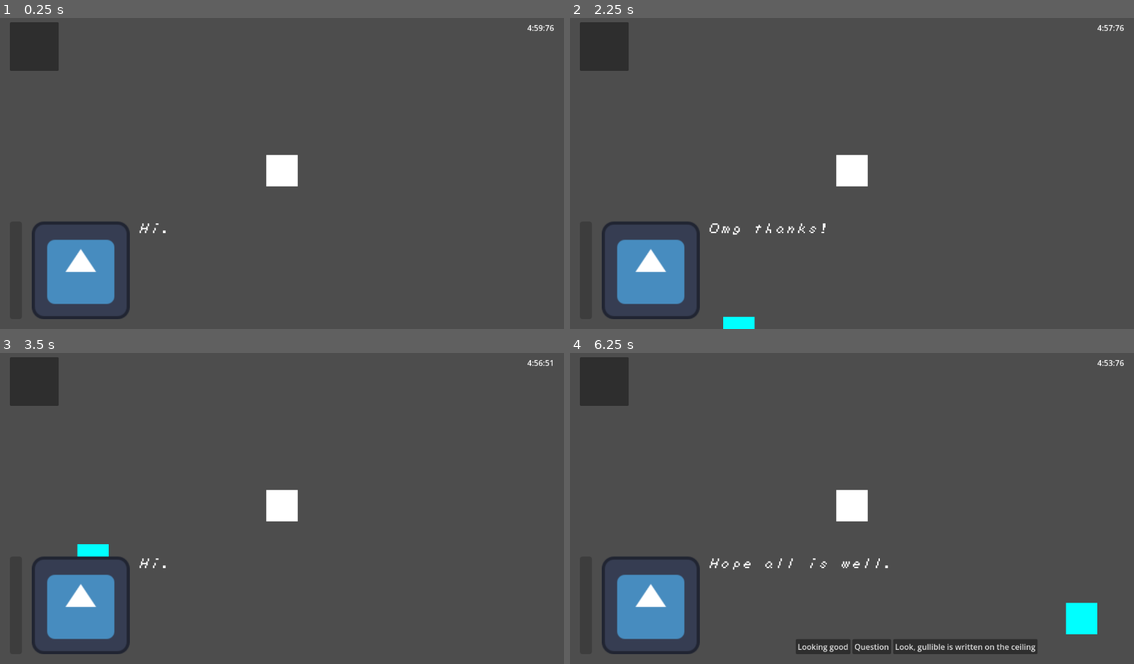
Above: before the commit, frames 1-4 (two rows, left to right).
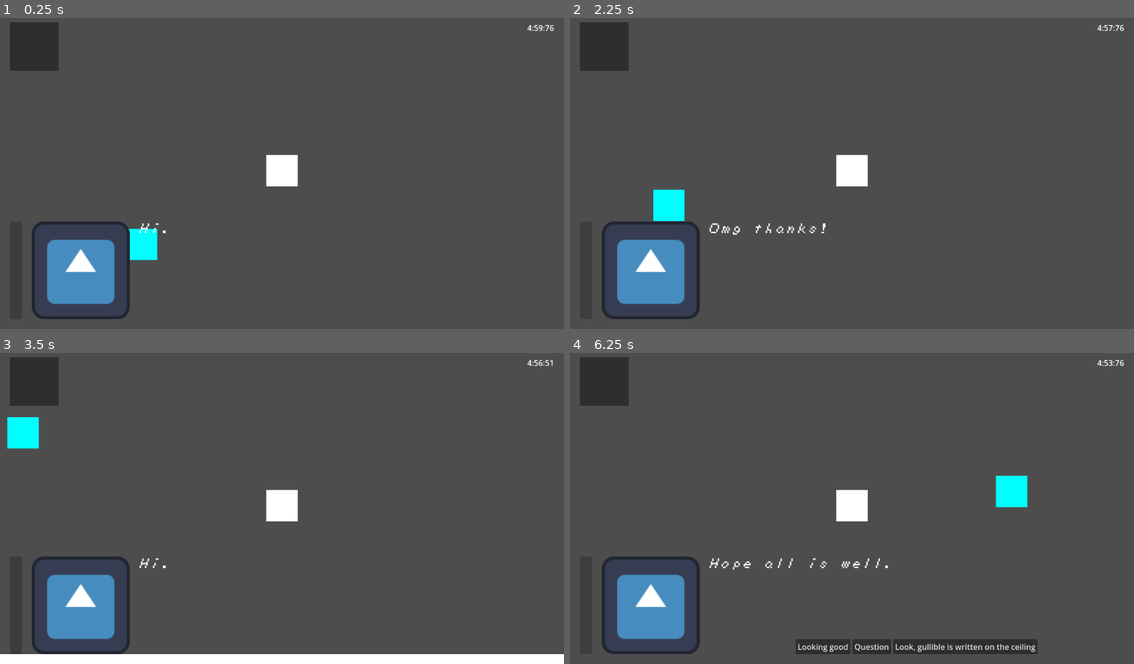
Above: after the commit, the same moments.

Repository: J-Abitria/2025-crimson-game-jam
Game: Godot game, scene res://PartyRoom.tscn
The game is run twice, just before and just after one commit, with the same random seed, the same clock (stepped at 60 frames per second) and the same inputs. The engine's default icon, where the game draws it, is replaced by a stand-in: a white triangle on a blue panel in a dark square.
Inputs (mouse positions are in pixels of both pictures, inside the frame that each line leads up to):
- Up to frame 1 (0.25 s): no input
- Up to frame 2 (2.25 s): move the mouse to (976, 154) at 0.52 s; press the mouse at (976, 154) at 0.53 s; hold D (moveRight) 0.53-1.25 s; release the mouse at (976, 154) at 1.25 s; click "You look like you tip well" at 1.25 s; move the mouse to (739, 185) at 2.02 s; hold S (moveDown) from 2.03 s (still down); tap E (interact) at 2.1 s
- Up to frame 3 (3.5 s): move the mouse to (338, 436) at 2.77 s; release S (moveDown) at 2.78 s; press the mouse at (338, 436) at 2.78 s; hold D (moveRight) from 2.78 s (still down)
- Up to frame 4 (6.25 s): move the mouse to (823, 567) at 3.52 s; release D (moveRight) at 3.53 s; release the mouse at (823, 567) at 3.53 s; hold W (moveUp) 3.53-4.28 s; tap E (interact) at 3.6, 5.1 s; move the mouse to (1021, 552) at 4.27 s; press the mouse at (1021, 552) at 4.28 s; hold A (moveLeft) 4.28-5.78 s; move the mouse to (682, 458) at 5.02 s; release the mouse at (682, 458) at 5.03 s; move the mouse to (880, 505) at 5.77 s; press the mouse at (880, 505) at 5.78 s; hold S (moveDown) from 5.78 s (still down)

The runs differ from the first frame. In frame 1, 0.5% of the frame differs, in the area x 22-28%, y 67-79%; in frame 2, 0.8%; in frame 3, 4.0%, in the area x 0-100%, y 20-100%; in frame 4, 1.1%.

Commit message:
Added more smooth collision detection for NPCs on their path.

Diff:
--- a/2025-crimson-game-jam/PartyRoom.tscn
+++ b/2025-crimson-game-jam/PartyRoom.tscn
@@ -1,7 +1,8 @@
-[gd_scene load_steps=10 format=3 uid="uid://yoieidt4msl4"]
+[gd_scene load_steps=9 format=3 uid="uid://yoieidt4msl4"]
 
 [ext_resource type="PackedScene" uid="uid://cwl3rthtndnms" path="res://Scenes/player.tscn" id="1_uxlj3"]
 [ext_resource type="PackedScene" uid="uid://2m5v5nv2qb5o" path="res://Scenes/NPC.tscn" id="2_hxfrn"]
+[ext_resource type="Resource" uid="uid://kt6jd8n1w1el" path="res://Resources/master_chief_dialogue.tres" id="3_uxlj3"]
 [ext_resource type="PackedScene" uid="uid://drk3ucs6rffsd" path="res://Scenes/UI/canvas_layer.tscn" id="5_8tyn0"]
 
 [sub_resource type="Gradient" id="Gradient_udgup"]
@@ -19,17 +20,10 @@
 }
 point_count = 3
 
-[sub_resource type="Gradient" id="Gradient_8tyn0"]
-offsets = PackedFloat32Array(1)
-colors = PackedColorArray(0, 1, 1, 1)
-
-[sub_resource type="GradientTexture2D" id="GradientTexture2D_2o3f8"]
-gradient = SubResource("Gradient_8tyn0")
-
 [node name="Node2D" type="Node2D"]
 
 [node name="Player" parent="." instance=ExtResource("1_uxlj3")]
-position = Vector2(227, 145)
+position = Vector2(370, 405)
 
 [node name="LongWall1" type="StaticBody2D" parent="."]
 position = Vector2(584.00006, -526)
@@ -85,10 +79,13 @@
 
 [node name="PathFollow2D" type="PathFollow2D" parent="Path2D"]
 position = Vector2(4, 2)
-
-[node name="Sprite2D" type="Sprite2D" parent="Path2D/PathFollow2D"]
-texture = SubResource("GradientTexture2D_2o3f8")
+rotates = false
 
 [node name="Npc" parent="Path2D/PathFollow2D" instance=ExtResource("2_hxfrn")]
 
+[node name="CharacterBody2D" parent="Path2D/PathFollow2D/Npc" index="0"]
+dialogue_system = ExtResource("3_uxlj3")
+
 [node name="CanvasLayer" parent="." instance=ExtResource("5_8tyn0")]
+
+[editable path="Path2D/PathFollow2D/Npc"]
--- a/2025-crimson-game-jam/Scenes/NPC.tscn
+++ b/2025-crimson-game-jam/Scenes/NPC.tscn
@@ -1,9 +1,16 @@
-[gd_scene load_steps=4 format=3 uid="uid://2m5v5nv2qb5o"]
+[gd_scene load_steps=6 format=3 uid="uid://2m5v5nv2qb5o"]
 
 [ext_resource type="Script" uid="uid://dwbqxmhd5c6u" path="res://Scripts/NPC.gd" id="1_tdvfm"]
 [ext_resource type="Script" uid="uid://on1ncpjvpnpi" path="res://Scripts/LineOfSight.gd" id="2_fo5tq"]
 
 [sub_resource type="RectangleShape2D" id="RectangleShape2D_xs5w8"]
+
+[sub_resource type="Gradient" id="Gradient_fo5tq"]
+offsets = PackedFloat32Array(1)
+colors = PackedColorArray(0, 1, 1, 1)
+
+[sub_resource type="GradientTexture2D" id="GradientTexture2D_xs5w8"]
+gradient = SubResource("Gradient_fo5tq")
 
 [node name="Npc" type="Node2D"]
 
@@ -20,3 +27,6 @@
 [node name="CollisionPolygon2D" type="CollisionPolygon2D" parent="CharacterBody2D/LineOfSight"]
 position = Vector2(52, 0)
 polygon = PackedVector2Array(140, -136, 140, 139, 0, 2)
+
+[node name="Sprite2D" type="Sprite2D" parent="CharacterBody2D"]
+texture = SubResource("GradientTexture2D_xs5w8")
--- a/2025-crimson-game-jam/Scripts/NPC.gd
+++ b/2025-crimson-game-jam/Scripts/NPC.gd
@@ -2,6 +2,7 @@
 
 @onready var dialogueBox: DialogueBox = get_node("../../../../CanvasLayer/Game UI/MarginContainer/DialogueBox")
 @onready var pathData: PathFollow2D = get_node("../..")
+@onready var spriteData: Sprite2D = get_node("Sprite2D")
 @export var npcSpeed: int = 100
 @export var dialogue_system: DialogueSystem
 var isInteracting: bool
@@ -18,6 +19,21 @@
 func _physics_process(delta):
 	if not isInteracting:
 		pathData.progress += npcSpeed * delta
+
+		var movementStep = pathData.global_position - global_position
+		var collision = move_and_collide(movementStep)
+
+		if collision:
+			var path = pathData.get_parent()
+			var attemptedProgress = lerp(pathData.progress, path.curve.get_closest_offset(to_local(global_position)), 0.2)
+
+			if attemptedProgress > pathData.progress:
+				pathData.progress = attemptedProgress
+
+		if pathData.progress > 0.5:
+			spriteData.flip_h = true
+		else:
+			spriteData.flip_h = false
 
 func _on_prompted():
 	print("Interaction Received")
Not shown: 1 places in 2025-crimson-game-jam/Resources/player_choices.tres that only renumber resources
